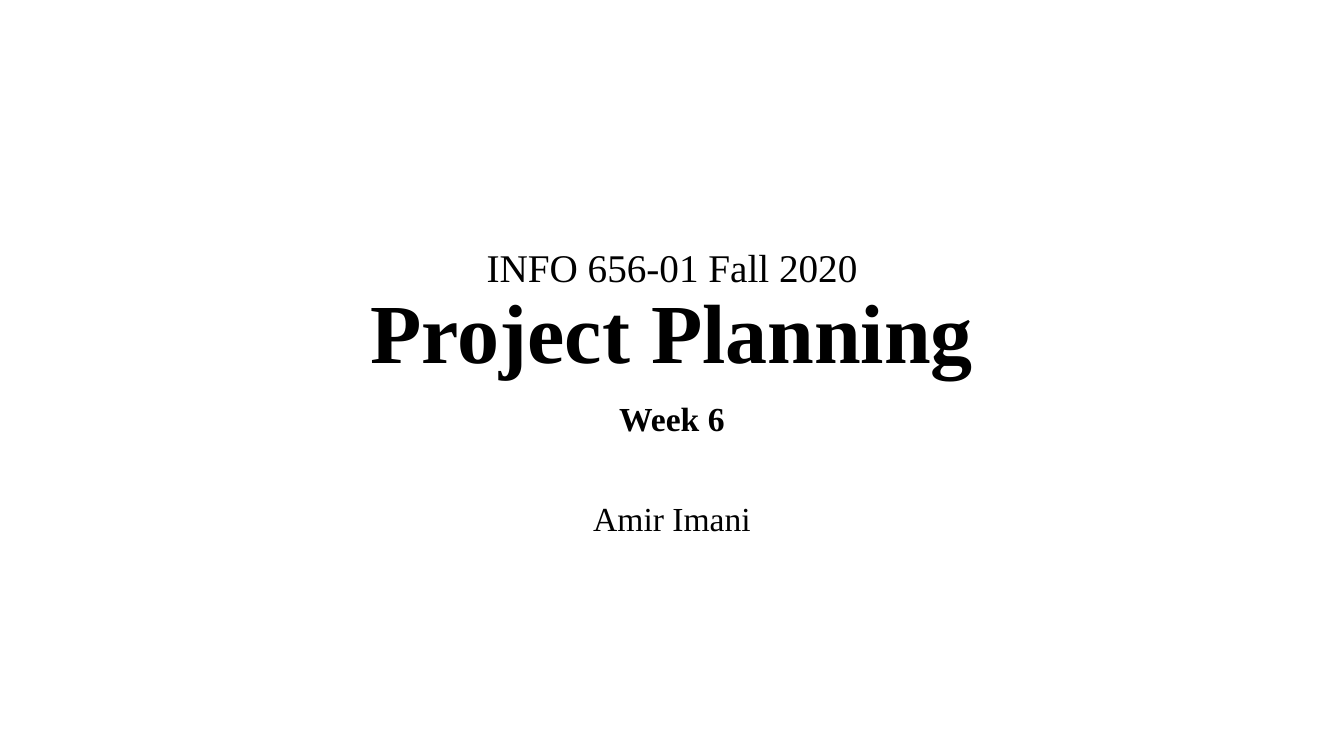
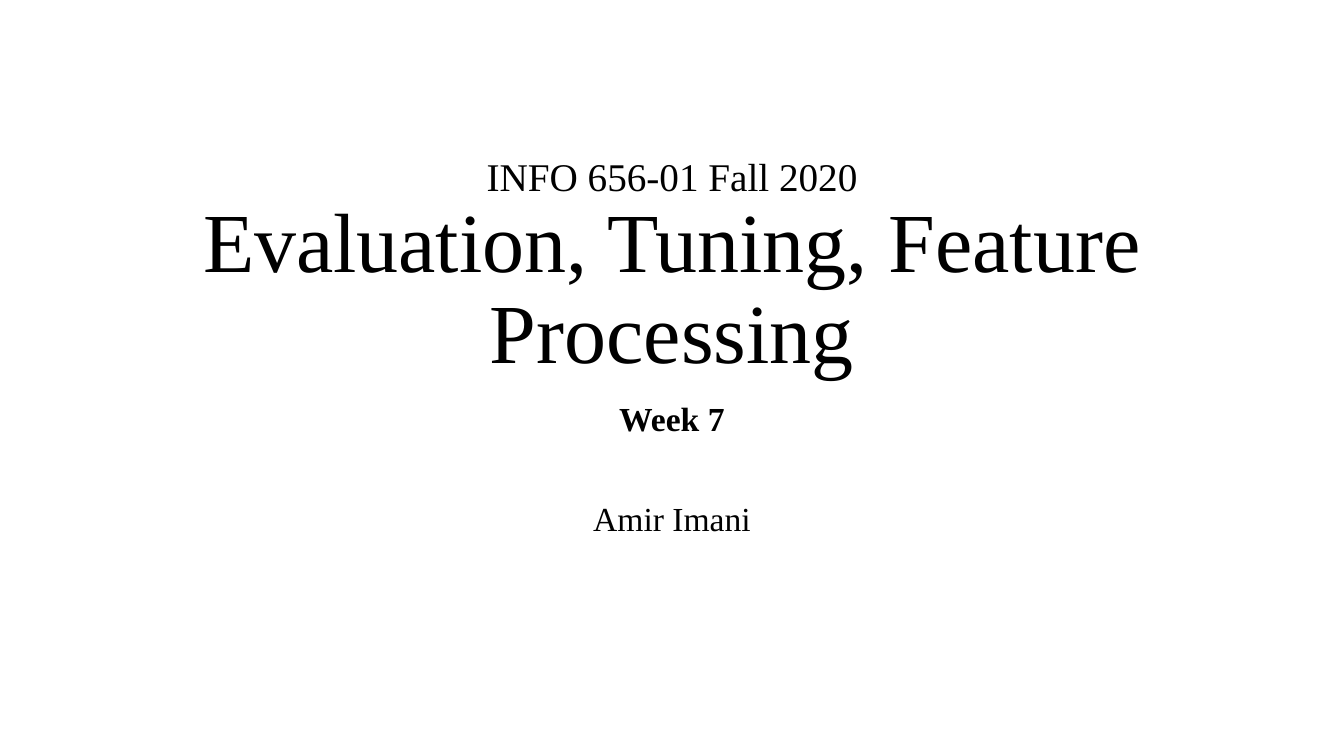
Before and after one commit to Amirosimani/Machine_Learning_Pratt, a slide deck: slide 1 of course slides/week_06.pptx. Drawn at 1344x756 pixels with LibreOffice and Linux fonts; fonts in the diff are those of the drawing. Boxes give left, top, right and bottom in pixels: in the first picture for what was removed or moved away, otherwise in the second. Text is boxed around its words. In the diff, an @@ line names an element or a change of style, - is before the commit and + after.

```diff
--- a/course slides/week_06.pptx
+++ b/course slides/week_06.pptx
@@ title at bbox=[203, 163, 1141, 379]: text changed; size 28 to 60 pt @@
-INFO 656-01 Fall 2020
-Project Planning
+INFO 656-01 Fall 2020
+Evaluation, Tuning, Feature Processing
@@ subtitle at bbox=[619, 407, 725, 432]: text changed @@
-Week 6
+Week 7
```
Also in this commit, not shown: 9 slides added, 5 slides removed, 10 other files.
